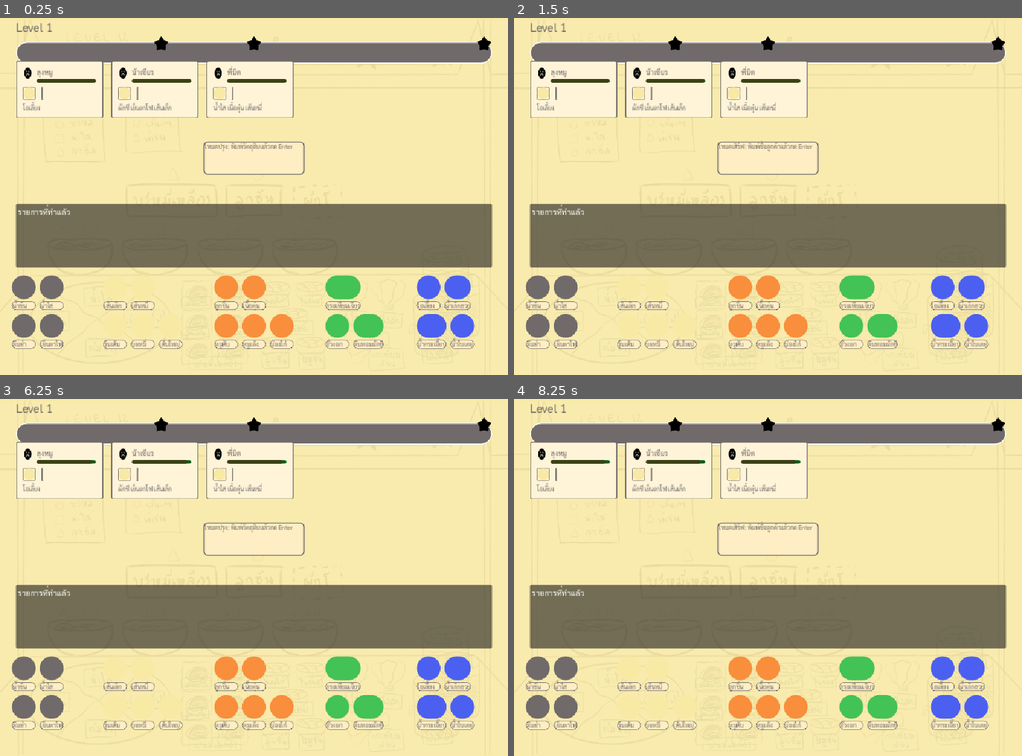
Above: before the commit, frames 1-4 (two rows, left to right).
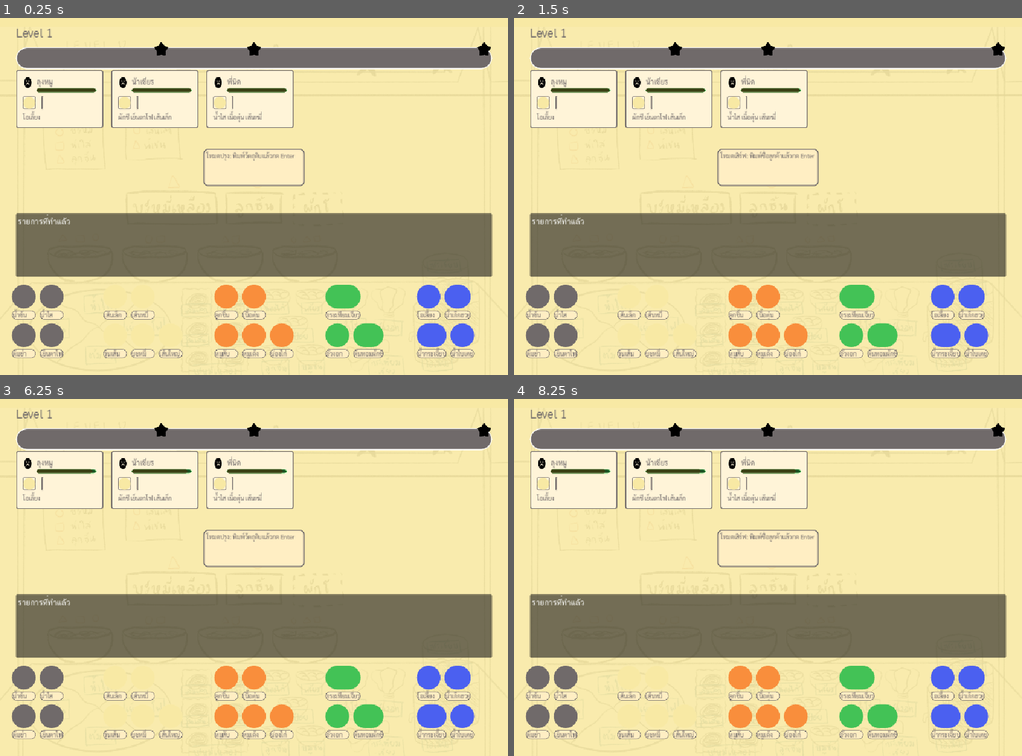
Above: after the commit, the same moments.

Repository: pcpaugust/video-game
Game: Godot game, scene res://scenes/main/Cooking.tscn
Two runs of this game, one before a commit and one after it. Both use one fixed random seed, a clock stepped at 60 frames per second and the inputs below.
Inputs:
- Up to frame 1 (0.25 s): no input
- Up to frame 2 (1.5 s): tap Enter at 0.5, 0.6 s; tap Space at 1.25 s; tap Tab at 1.35 s
- Up to frame 3 (6.25 s): tap Enter at 2, 3.5, 3.6 s; tap Backspace at 2.1, 5.1 s; tap Space at 2.75, 4.25 s; tap Keypad Enter at 2.85, 5.85 s; tap Tab at 4.35 s
- Up to frame 4 (8.25 s): tap Enter at 6.6 s; tap Tab at 7.35 s; tap Backspace at 8.1 s

The runs differ from the first frame. In frame 1, 20% of the frame differs, in the area x 2-97%, y 1-96%; in frame 2, 20%; in frame 3, 20%; in frame 4, 20%.

Commit message:
fix: adjust margin

Diff:
--- a/scenes/main/Cooking.tscn
+++ b/scenes/main/Cooking.tscn
@@ -19,14 +19,14 @@
 
 [node name="PanelContainer" type="PanelContainer" parent="CanvasLayer" unique_id=1041534527]
 custom_minimum_size = Vector2(1024, 720)
-layout_mode = 1
 anchors_preset = 15
 anchor_right = 1.0
 anchor_bottom = 1.0
-offset_right = 0.0
-offset_bottom = 0.0
+offset_bottom = 30.0
+grow_horizontal = 2
+grow_vertical = 2
+theme = ExtResource("7_thai_theme")
 theme_override_styles/panel = SubResource("StyleBoxFlat_ijlok")
-theme = ExtResource("7_thai_theme")
 
 [node name="Background" type="TextureRect" parent="CanvasLayer/PanelContainer" unique_id=2108137782]
 modulate = Color(1, 1, 1, 0.1)
@@ -51,8 +51,7 @@
 custom_minimum_size = Vector2(900, 0)
 layout_mode = 2
 
-[node name="OrderContainer" parent="CanvasLayer/PanelContainer/MarginContainer/VBoxContainer" unique_id=2144028027 instance=ExtResource("2_cy70s")]
-custom_minimum_size = Vector2(0, 110)
+[node name="Order" parent="CanvasLayer/PanelContainer/MarginContainer/VBoxContainer" unique_id=1408987235 instance=ExtResource("2_cy70s")]
 layout_mode = 2
 
 [node name="ActionRow" type="HBoxContainer" parent="CanvasLayer/PanelContainer/MarginContainer/VBoxContainer" unique_id=1194688964]
--- a/scenes/ui/OrderQueue.tscn
+++ b/scenes/ui/OrderQueue.tscn
@@ -2,14 +2,16 @@
 
 [ext_resource type="Script" uid="uid://bqsjev56a4qov" path="res://scripts/ui/order_queue.gd" id="1_dgkx7"]
 
-[node name="OrderContainer" type="ScrollContainer" unique_id=2144028027]
-custom_minimum_size = Vector2(800, 100)
-offset_right = 800.0
-offset_bottom = 100.0
-vertical_scroll_mode = 0
+[node name="Order" type="MarginContainer" unique_id=1408987235]
+theme_override_constants/margin_top = 8
 script = ExtResource("1_dgkx7")
 
-[node name="OrderQueue" type="HBoxContainer" parent="." unique_id=837512951]
+[node name="OrderContainer" type="ScrollContainer" parent="." unique_id=2144028027]
+custom_minimum_size = Vector2(800, 100)
+layout_mode = 2
+vertical_scroll_mode = 0
+
+[node name="OrderQueue" type="HBoxContainer" parent="OrderContainer" unique_id=837512951]
 layout_mode = 2
 size_flags_vertical = 3
 theme_override_constants/separation = 16
--- a/scenes/ui/TypingSpace.tscn
+++ b/scenes/ui/TypingSpace.tscn
@@ -31,17 +31,24 @@
 layout_mode = 2
 theme_override_styles/panel = SubResource("StyleBoxFlat_block")
 
-[node name="BlockContent" type="VBoxContainer" parent="TypingSpace/TypingBlock" unique_id=82676836]
+[node name="MarginContainer" type="MarginContainer" parent="TypingSpace/TypingBlock" unique_id=1888984308]
+layout_mode = 2
+theme_override_constants/margin_left = 4
+theme_override_constants/margin_top = 4
+theme_override_constants/margin_right = 4
+theme_override_constants/margin_bottom = 4
+
+[node name="BlockContent" type="VBoxContainer" parent="TypingSpace/TypingBlock/MarginContainer" unique_id=82676836]
 layout_mode = 2
 theme_override_constants/separation = 4
 
-[node name="ModeLabel" type="Label" parent="TypingSpace/TypingBlock/BlockContent" unique_id=1921083847]
+[node name="ModeLabel" type="Label" parent="TypingSpace/TypingBlock/MarginContainer/BlockContent" unique_id=1921083847]
 layout_mode = 2
 theme_override_colors/font_color = Color(0.439216, 0.415686, 0.415686, 1)
 theme_override_font_sizes/font_size = 12
 text = "????"
 
-[node name="TextField" type="Label" parent="TypingSpace/TypingBlock/BlockContent" unique_id=319323677]
+[node name="TextField" type="Label" parent="TypingSpace/TypingBlock/MarginContainer/BlockContent" unique_id=319323677]
 layout_mode = 2
 theme_override_colors/font_color = Color(0.439216, 0.415686, 0.415686, 1)
 theme_override_font_sizes/font_size = 32
--- a/scripts/core/cooking.gd
+++ b/scripts/core/cooking.gd
@@ -30,7 +30,7 @@
 var selected_slot: int = 0
 
 @onready var level_bar = $CanvasLayer/PanelContainer/MarginContainer/VBoxContainer/LevelBar
-@onready var order_queue = $CanvasLayer/PanelContainer/MarginContainer/VBoxContainer/OrderContainer
+@onready var order_queue = $CanvasLayer/PanelContainer/MarginContainer/VBoxContainer/Order
 @onready var typing_space = $CanvasLayer/PanelContainer/MarginContainer/VBoxContainer/ActionRow/TypingSpace
 @onready var dish_container = $CanvasLayer/PanelContainer/MarginContainer/VBoxContainer/DishContainer
 func _ready() -> void:
--- a/scripts/ui/order_queue.gd
+++ b/scripts/ui/order_queue.gd
@@ -1,8 +1,8 @@
-extends ScrollContainer
+extends MarginContainer
 
 const OrderCardScene = preload("res://scenes/ui/customer_item.tscn")
 
-@onready var queue = $OrderQueue
+@onready var queue = $OrderContainer/OrderQueue
 
 func refresh_all_cards(customers: Array):
 	# ลบการ์ดเก่าออกทั้งหมด
--- a/scripts/ui/typing_space.gd
+++ b/scripts/ui/typing_space.gd
@@ -1,8 +1,8 @@
 extends MarginContainer
 
 # ดึง Node ลูกออกมาเตรียมไว้
-@onready var mode = $TypingSpace/TypingBlock/BlockContent/ModeLabel
-@onready var input_label = $TypingSpace/TypingBlock/BlockContent/TextField
+@onready var mode = $TypingSpace/TypingBlock/MarginContainer/BlockContent/ModeLabel
+@onready var input_label = $TypingSpace/TypingBlock/MarginContainer/BlockContent/TextField
 @onready var icon_container = $TypingSpace/HBoxContainer
 
 const TypingIngredientScene = preload("res://scenes/ui/TypingIngredient.tscn")
